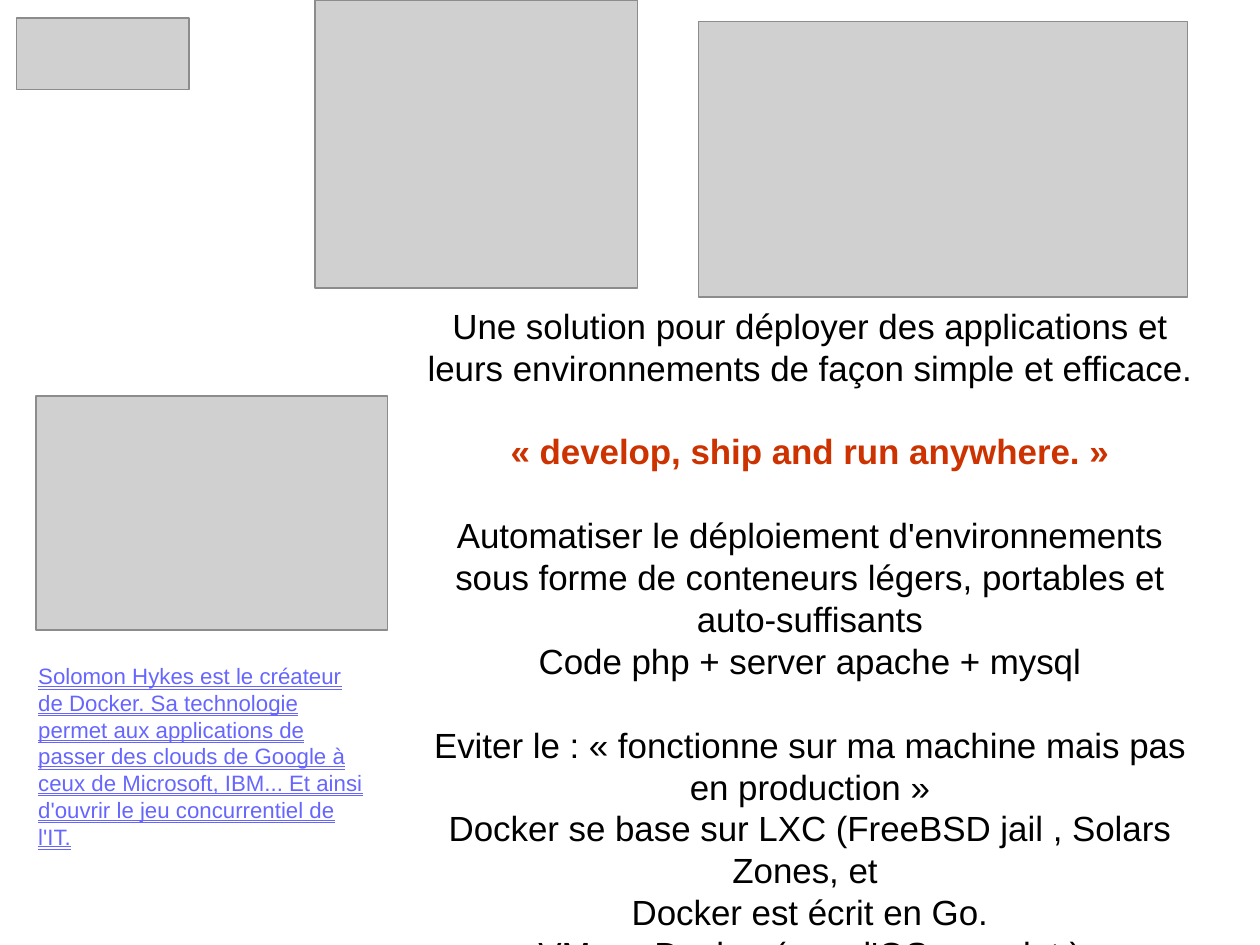
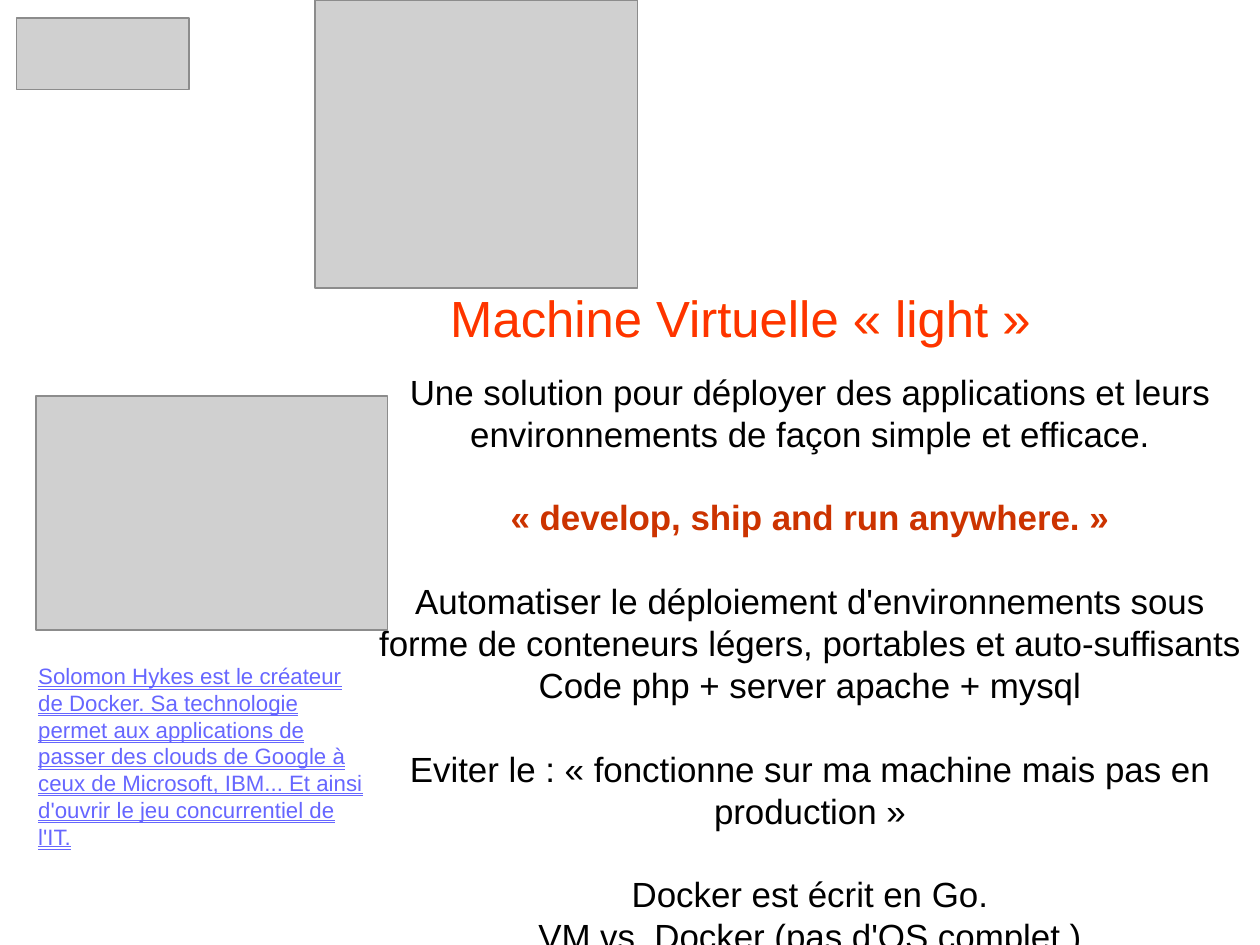
Before and after one commit to heylve/current, a slide deck: slide 2 of Rencontre_devs/docker_dev_conf_20_11_2017.odp. Drawn at 1260x945 pixels with LibreOffice and Linux fonts; fonts in the diff are those of the drawing; grey boxes stand for pictures. Boxes give left, top, right and bottom in pixels: in the first picture for what was removed or moved away, otherwise in the second. Text is boxed around its words. In the diff, an @@ line names an element or a change of style, - is before the commit and + after.

```diff
--- a/Rencontre_devs/docker_dev_conf_20_11_2017.odp
+++ b/Rencontre_devs/docker_dev_conf_20_11_2017.odp
@@ picture removed at <box>699,22,1188,297</box> @@
@@ text added at <box>450,300,988,348</box>, 32 pt, text #FF3300 @@
+Machine Virtuelle « light »
@@ subtitle "Une solution pour déployer des ...": place and size @@
-subtitle "Une solution pour déployer des ..." at <box>428,313,1192,926</box>
+subtitle "Une solution pour déployer des ..." at <box>379,379,1240,908</box>
@@ subtitle at <box>449,815,1171,888</box>: paragraph removed @@
-Docker se base sur LXC (FreeBSD jail , Solars Zones, et
```
Also in this commit, not shown: 3 other slides changed, 1 slide added.
